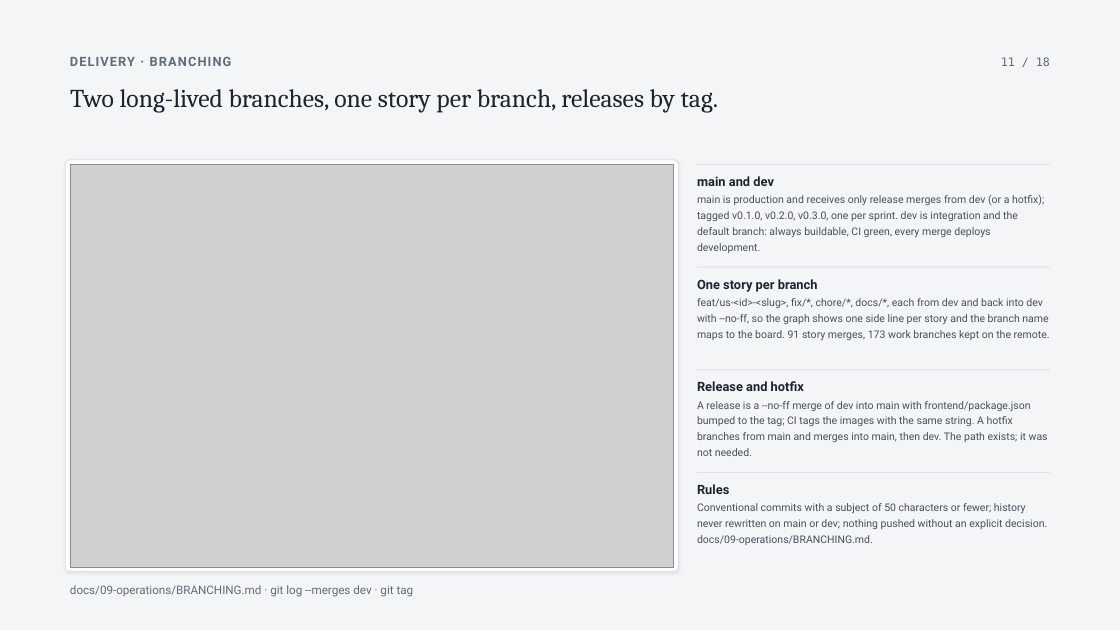
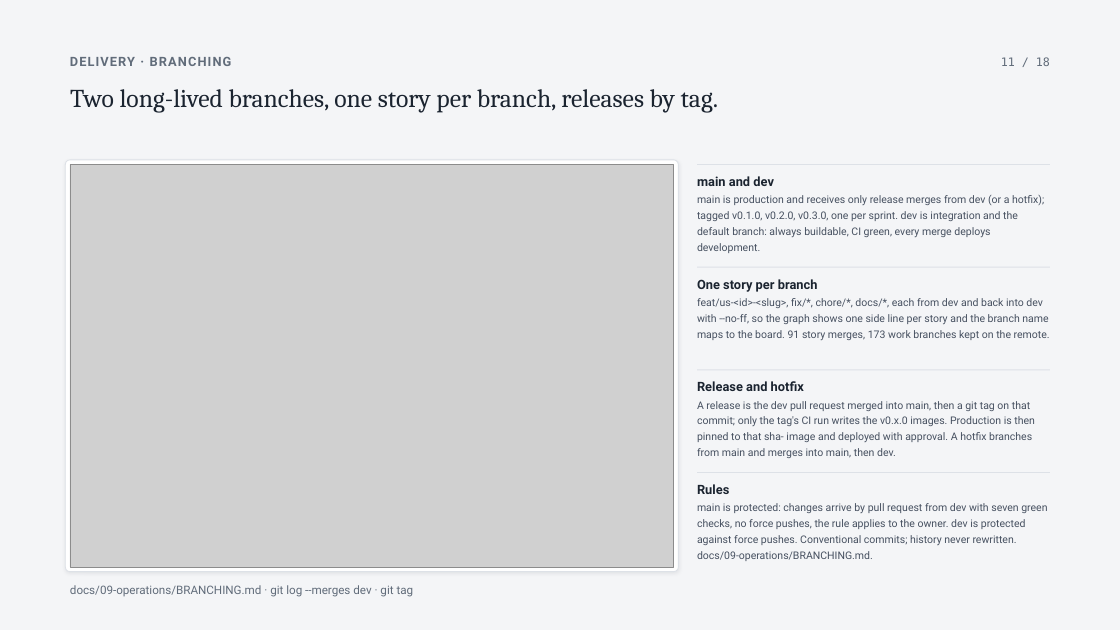
Before and after one commit to SuhaasNv/permitflow, a slide deck: slide 11 of docs/13-debrief/technical-deck/PermitFlow-technical.pptx. Drawn at 1120x630 pixels with LibreOffice and Linux fonts; fonts in the diff are those of the drawing; grey boxes stand for pictures. Boxes give left, top, right and bottom in pixels: in the first picture for what was removed or moved away, otherwise in the second. Text is boxed around its words. In the diff, an @@ line names an element or a change of style, - is before the commit and + after.

Commit message:
fix: review round two: delivery, frontend, documents
Release image tags only from git tags and production pinned to the release image; the deploy job waits for a new deployment id; least-privilege workflow tokens. Audit trail refetched after officer actions; check progress shows server states only; frontend architecture document rewritten from the tree. Gate stages named for what they prove; review documents recounted against their sources; T19 marked planned; branch protection recorded.

```diff
--- a/docs/13-debrief/technical-deck/PermitFlow-technical.pptx
+++ b/docs/13-debrief/technical-deck/PermitFlow-technical.pptx
@@ text at (697, 401, 1035, 458): text changed @@
-A release is a --no-ff merge of dev into main with frontend/package.json bumped to the tag; CI tags the images with the same string. A hotfix branches from main and merges into main, then dev. The path exists; it was not needed.
+A release is the dev pull request merged into main, then a git tag on that commit; only the tag's CI run writes the v0.x.0 images. Production is then pinned to that sha- image and deployed with approval. A hotfix branches from main and merges into main, then dev.
@@ text at (697, 503, 1047, 561): text changed @@
-Conventional commits with a subject of 50 characters or fewer; history never rewritten on main or dev; nothing pushed without an explicit decision. docs/09-operations/BRANCHING.md.
+main is protected: changes arrive by pull request from dev with seven green checks, no force pushes, the rule applies to the owner. dev is protected against force pushes. Conventional commits; history never rewritten. docs/09-operations/BRANCHING.md.
```
Also in this commit, not shown: 3 other slides changed, 27 other files.
